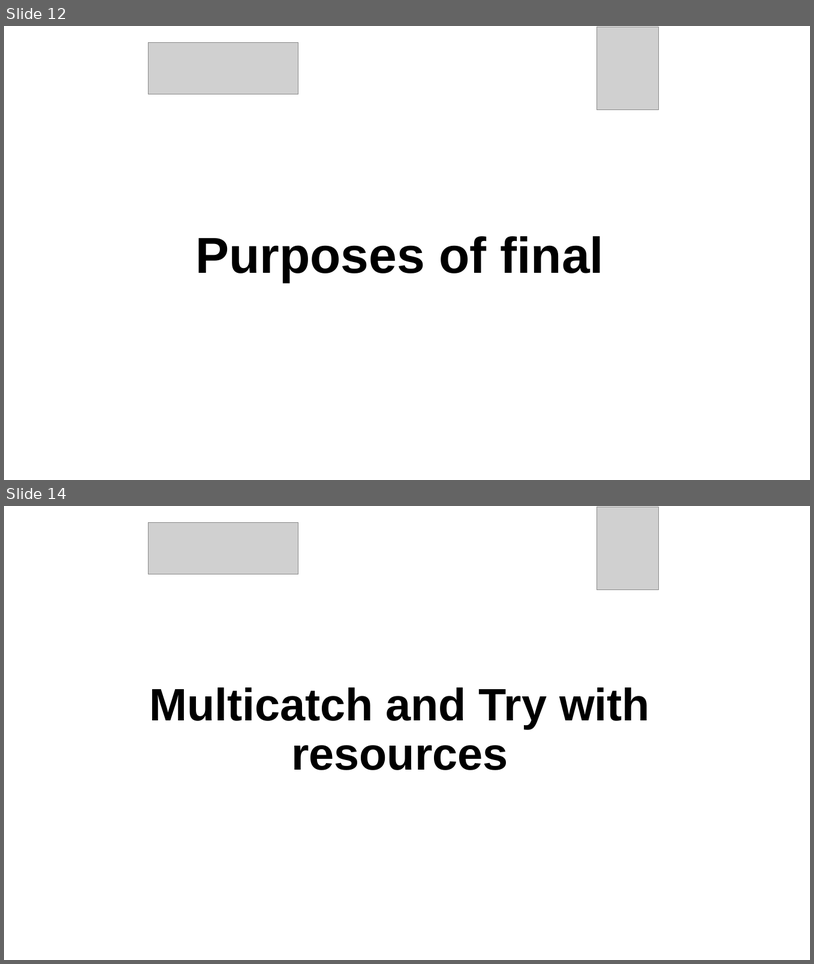
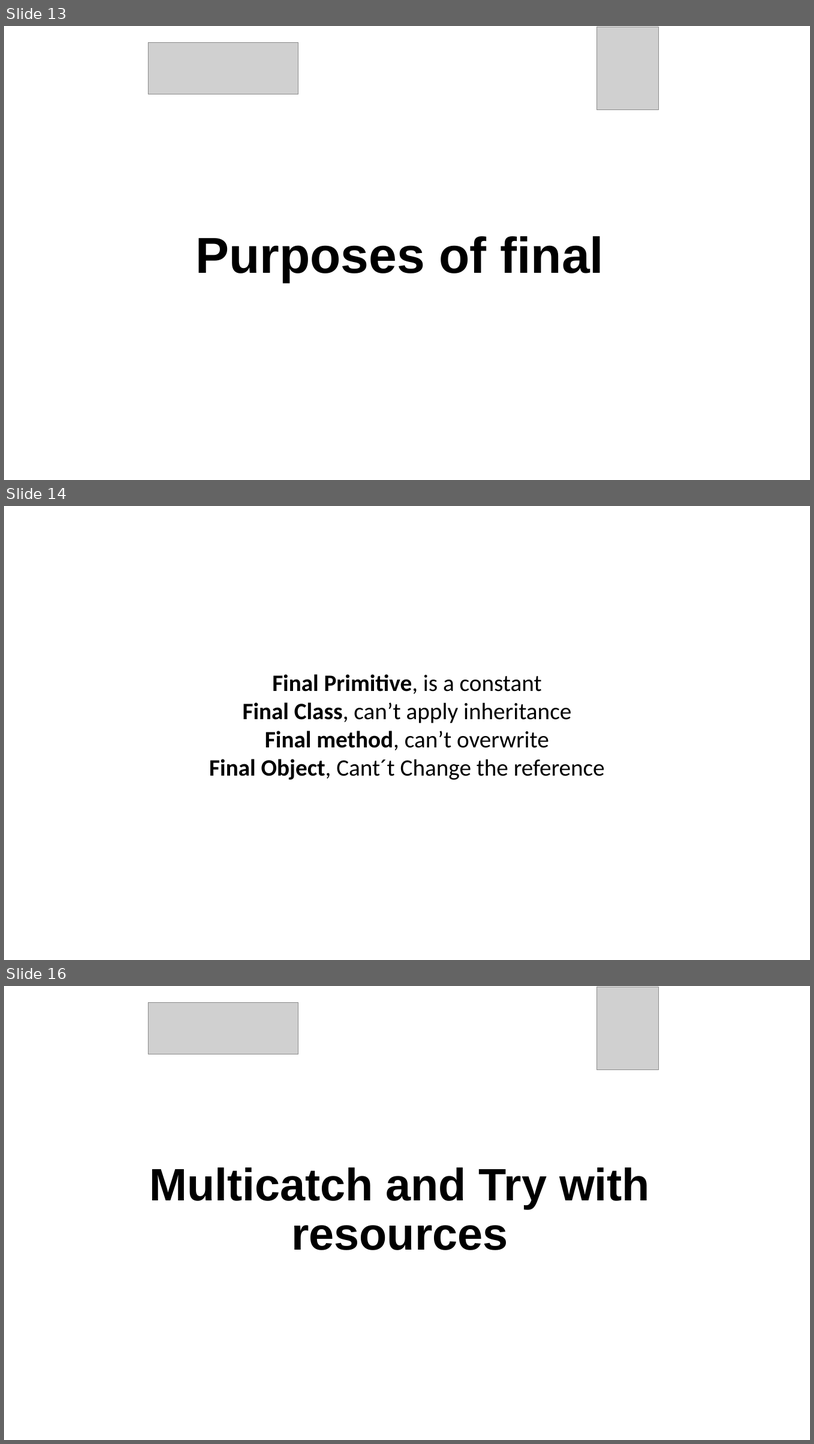
Before and after one commit to mota1299/XideralAcademiaJava, a slide deck: Exámenes/Semana02/Presentación.pptx. Shown one above the other, each under a label of ours: slides 12 and 14 before the commit, slides 13, 14 and 16 after it; the slides between them are not shown. The pictures are 814x964 and 814x1444 pixels, drawn with LibreOffice and Linux fonts; fonts in the diff are those of the drawing; grey boxes stand for pictures; background and template pictures are left out. Boxes give left, top, right and bottom in pixels: in the first picture for what was removed or moved away, otherwise in the second. Text is boxed around its words. In the diff, an @@ line names an element or a change of style, - is before the commit and + after.

```diff
--- a/Exámenes/Semana02/Presentación.pptx
+++ b/Exámenes/Semana02/Presentación.pptx
@@ slide 14 added at [4,506,810,960], background picture (left out) @@
@@ text added at [209,674,605,780], 28 pt, text #000000 @@
+Final Primitive, is a constant
+Final Class, can’t apply inheritance
+Final method, can’t overwrite
+Final Object, Cant´t Change the reference
@@ what was slide 12 is now slide 13 @@
@@ what was slide 14 is now slide 16 @@
```
Also in this commit, not shown: 3 slides changed, 6 other slides added, 5 slides removed, 1 other file.
